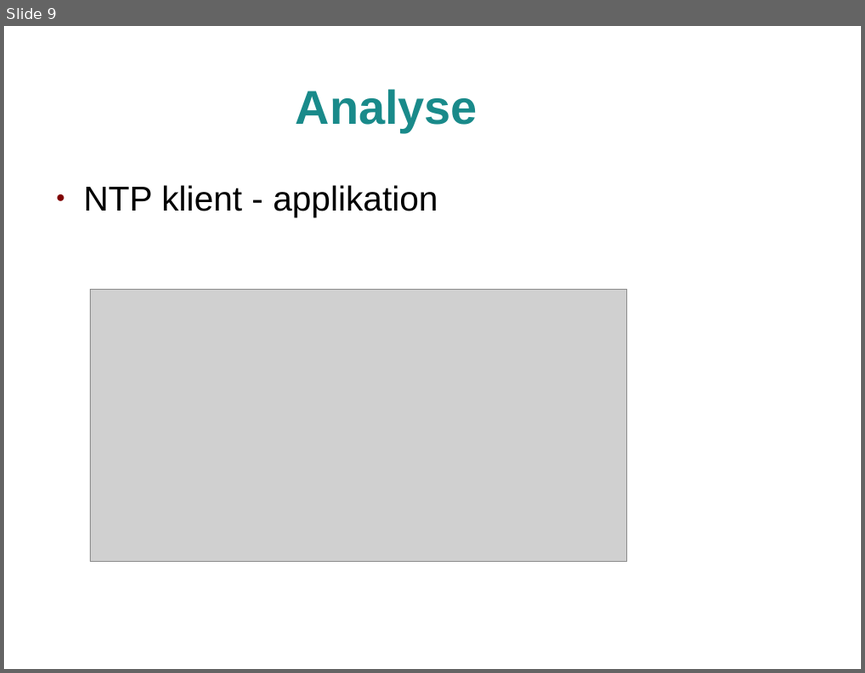
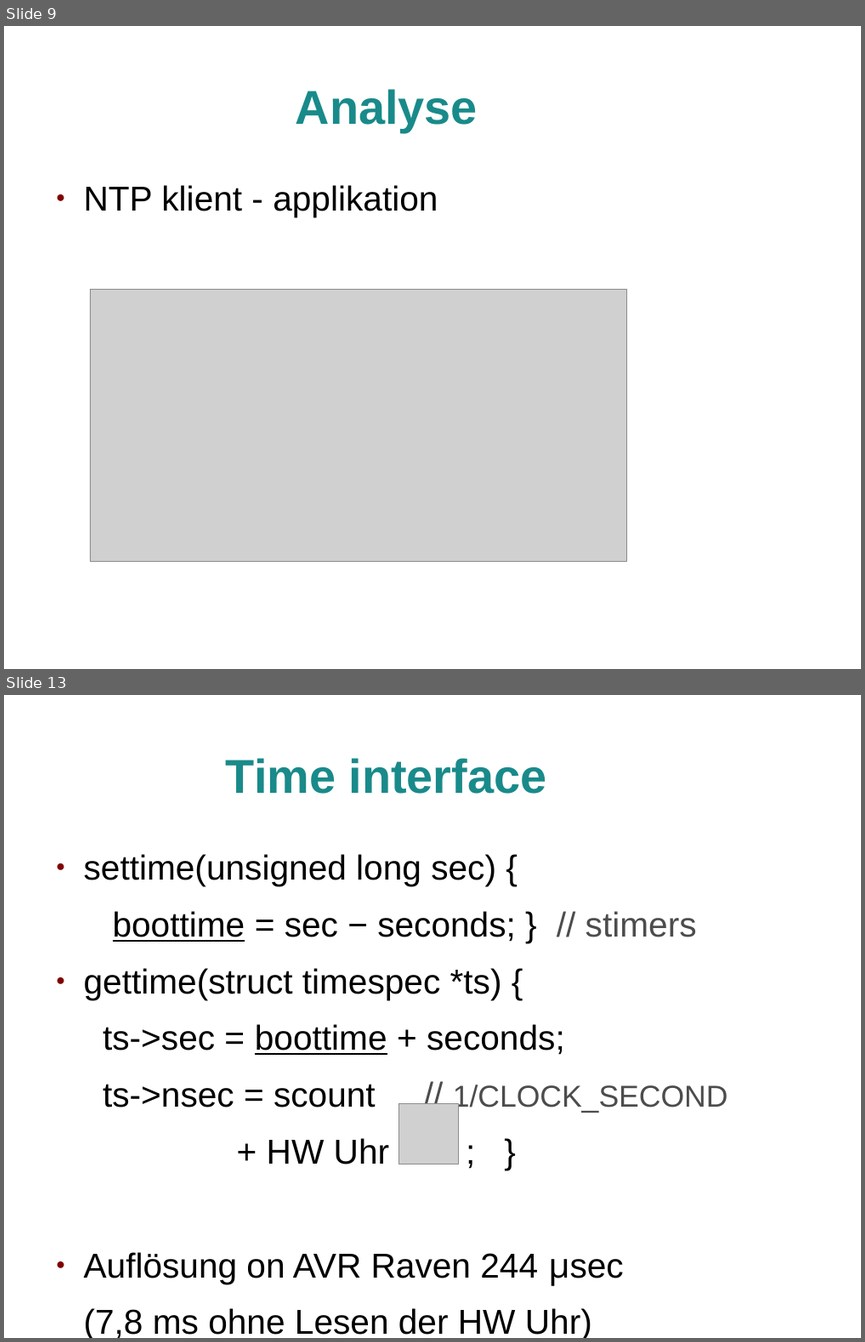
Before and after one commit to jlusticky/Bachelor-thesis, a slide deck: kolloquium/kolloquium.odp. Shown one above the other, each under a label of ours: slide 9 before the commit, slides 9 and 13 after it; the slides between them are not shown. The pictures are 865x673 and 865x1342 pixels, drawn with LibreOffice and Linux fonts; fonts in the diff are those of the drawing; grey boxes stand for pictures; background and template pictures are left out. Boxes give left, top, right and bottom in pixels: in the first picture for what was removed or moved away, otherwise in the second. Text is boxed around its words. In the diff, an @@ line names an element or a change of style, - is before the commit and + after.

```diff
--- a/kolloquium/kolloquium.odp
+++ b/kolloquium/kolloquium.odp
@@ slide 13 added at [4, 695, 861, 1338], background picture (left out) @@
@@ title added at [226, 758, 547, 794], 44 pt, text #198A8A, bold @@
+Time interface
@@ text added at [84, 854, 728, 1338], 32 pt, text #000000 @@
+● settime(unsigned long sec) {
+boottime = sec − seconds; } // stimers
+● gettime(struct timespec *ts) {
+ts->sec = boottime + seconds;
+ts->nsec = scount // 1/CLOCK_SECOND
++ HW Uhr ; }
+● Auflösung on AVR Raven 244 μsec
+(7,8 ms ohne Lesen der HW Uhr)
@@ picture added at [399, 1103, 459, 1164] @@
```
Also in this commit, not shown: 3 slides changed, 4 other slides added, 9 other files.
